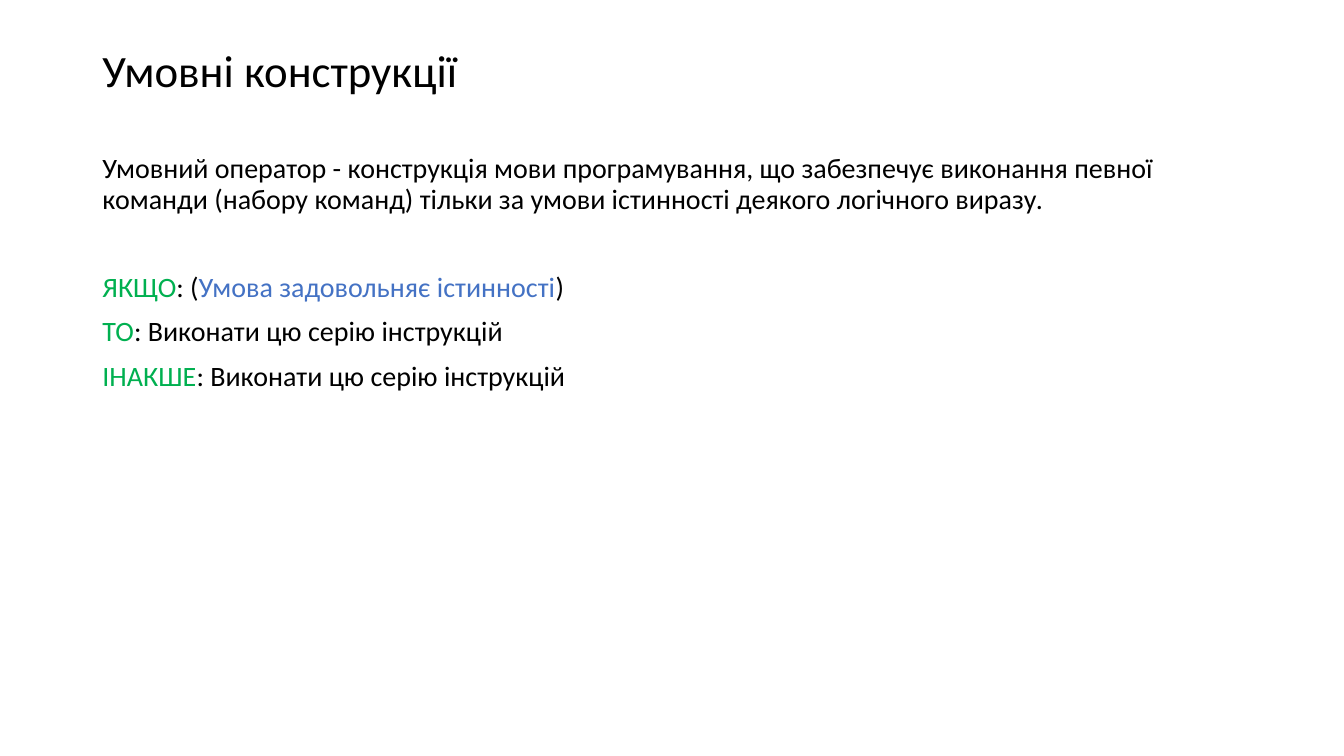
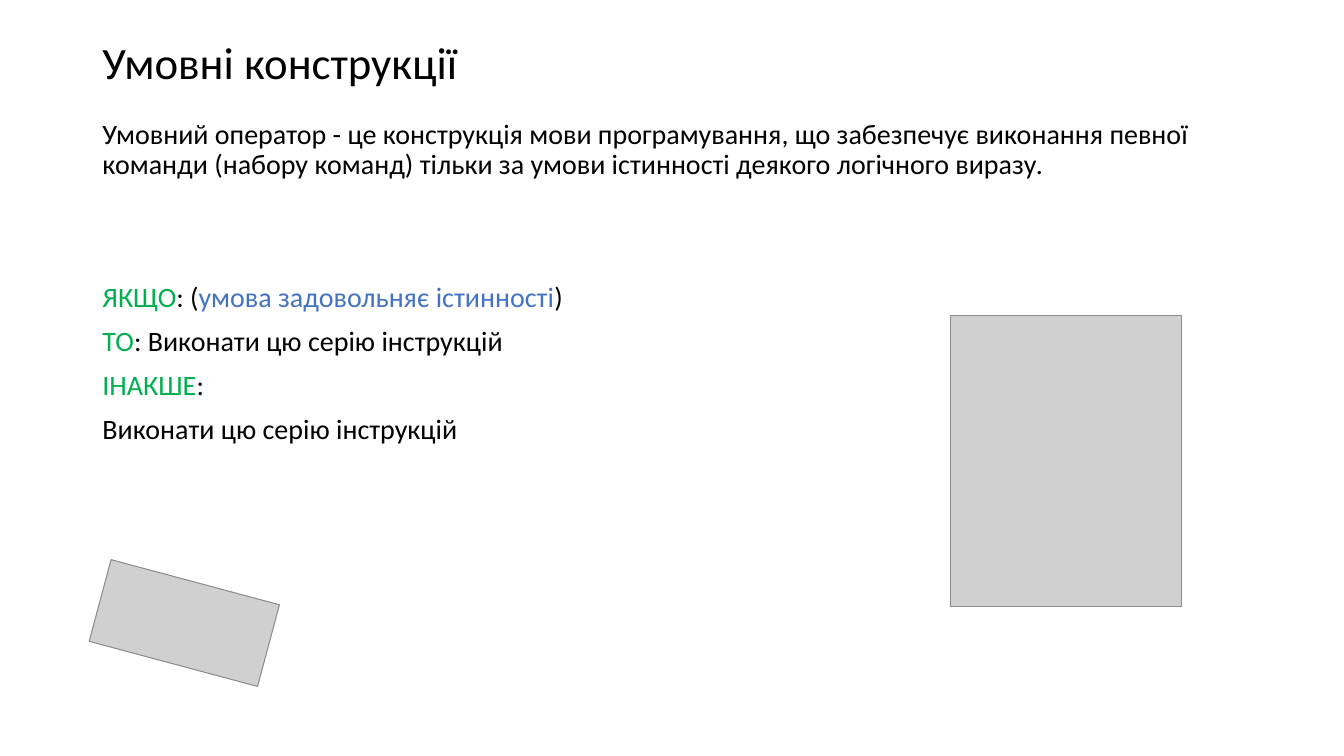
Before and after one commit to IT-Academy2020/Lesson_003_Conditions, a slide deck: slide 2 of Lesson3.pptx. Drawn at 1344x756 pixels with LibreOffice and Linux fonts; fonts in the diff are those of the drawing; grey boxes stand for pictures. Boxes give left, top, right and bottom in pixels: in the first picture for what was removed or moved away, otherwise in the second. Text is boxed around its words. In the diff, an @@ line names an element or a change of style, - is before the commit and + after.

Commit message:
Updated

```diff
--- a/Lesson3.pptx
+++ b/Lesson3.pptx
@@ title "Умовні конструкції" moved from (x1=102, y1=56, x2=457, y2=95) to (x1=102, y1=48, x2=457, y2=87) @@
@@ text "Умовний оператор - це конструкція ..." moved from (x1=102, y1=158, x2=1152, y2=391) to (x1=102, y1=124, x2=1188, y2=444) @@
@@ text at (x1=102, y1=124, x2=1188, y2=312): text changed @@
-Умовний оператор - конструкція мови програмування, що забезпечує виконання певної команди (набору команд) тільки за умови істинності деякого логічного виразу.
-ЯКЩО: (Умова задовольняє істинності)
+Умовний оператор - це конструкція мови програмування, що забезпечує виконання певної команди (набору команд) тільки за умови істинності деякого логічного виразу.
+ЯКЩО: (умова задовольняє істинності)
@@ picture added at (x1=951, y1=316, x2=1182, y2=607) @@
@@ text at (x1=102, y1=377, x2=457, y2=444): text changed @@
-ІНАКШЕ: Виконати цю серію інструкцій
+ІНАКШЕ:
+Виконати цю серію інструкцій
@@ picture added at (x1=89, y1=560, x2=279, y2=687) @@
```
Also in this commit, not shown: 7 other slides changed, 2 slides added.
